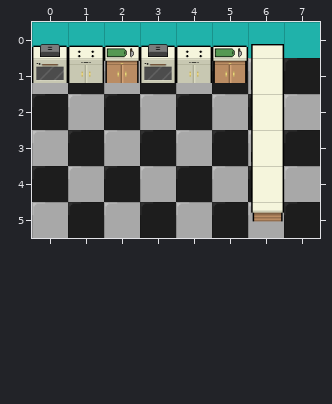
Tiled map -- Game/assets/gameLevel/Level.tmx. Above: the version before the commit.
Cells are 200x200 px. Shown: x 0..7, y 0..5.
The same view after the edit:
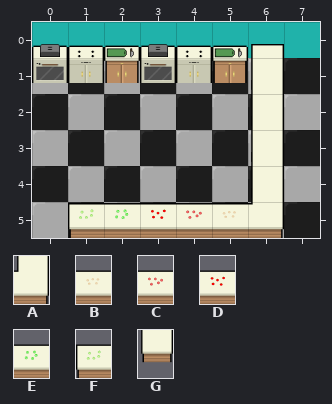
Key: from "IngredientStations": A 0, B 1, C 2, D 3, E 4, F 5; from "counter": G 2.
_ is an empty cell.
Changes in this commit:
Layer "graphics":
Tile G becomes tile A in row 5 at x 6.
The author put tile B in row 5 at x 5.
The author put tile C in row 5 at x 4.
The author put tile D in row 5 at x 3.
The author put tile E in row 5 at x 2.
The author put tile F in row 5 at x 1.
